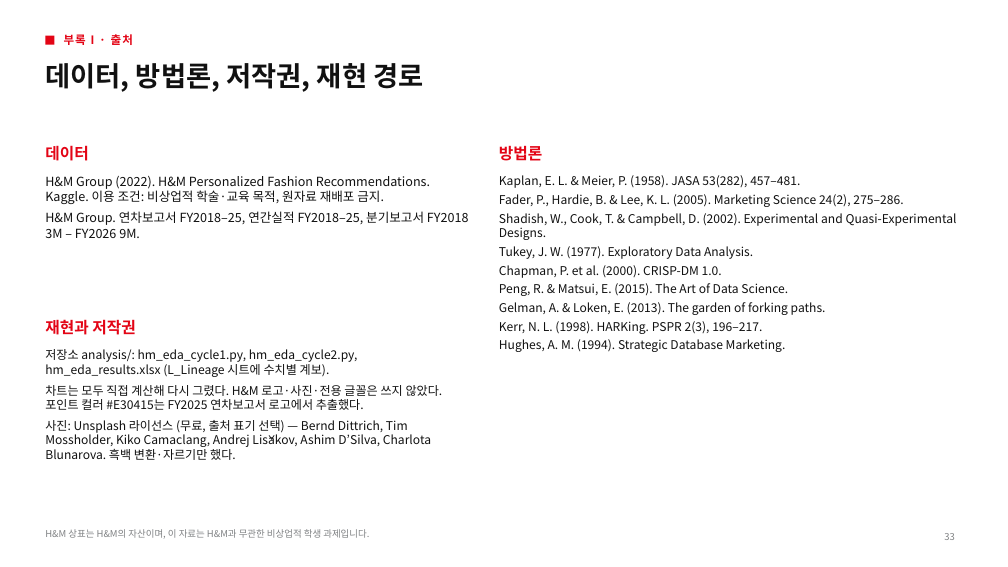
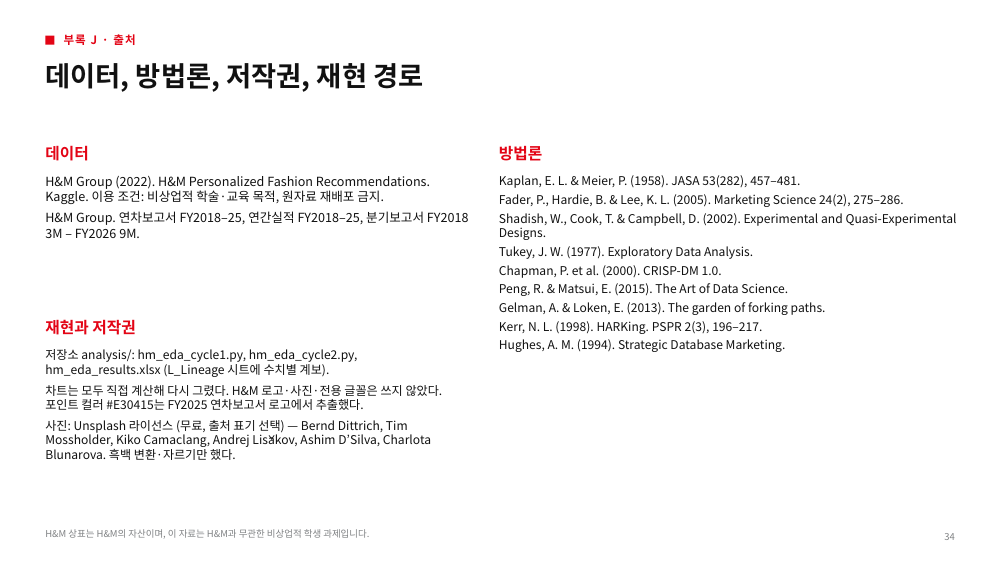
Before and after one commit to underthesun7213/social-data, a slide deck: slide 34 of presentation/hm_retention_deck_ko.pptx (slide 33 before the commit). Drawn at 1008x567 pixels with LibreOffice and Linux fonts; fonts in the diff are those of the drawing. Boxes give left, top, right and bottom in pixels: in the first picture for what was removed or moved away, otherwise in the second. Text is boxed around its words. In the diff, an @@ line names an element or a change of style, - is before the commit and + after.

```diff
--- a/presentation/hm_retention_deck_ko.pptx
+++ b/presentation/hm_retention_deck_ko.pptx
@@ text at (x1=64, y1=34, x2=135, y2=45): text changed @@
-부록 I · 출처
+부록 J · 출처
@@ page number at (x1=944, y1=533, x2=954, y2=540): text changed @@
-33
+34
```
Also in this commit, not shown: 8 other slides changed, 1 slide added, 4 other files.
